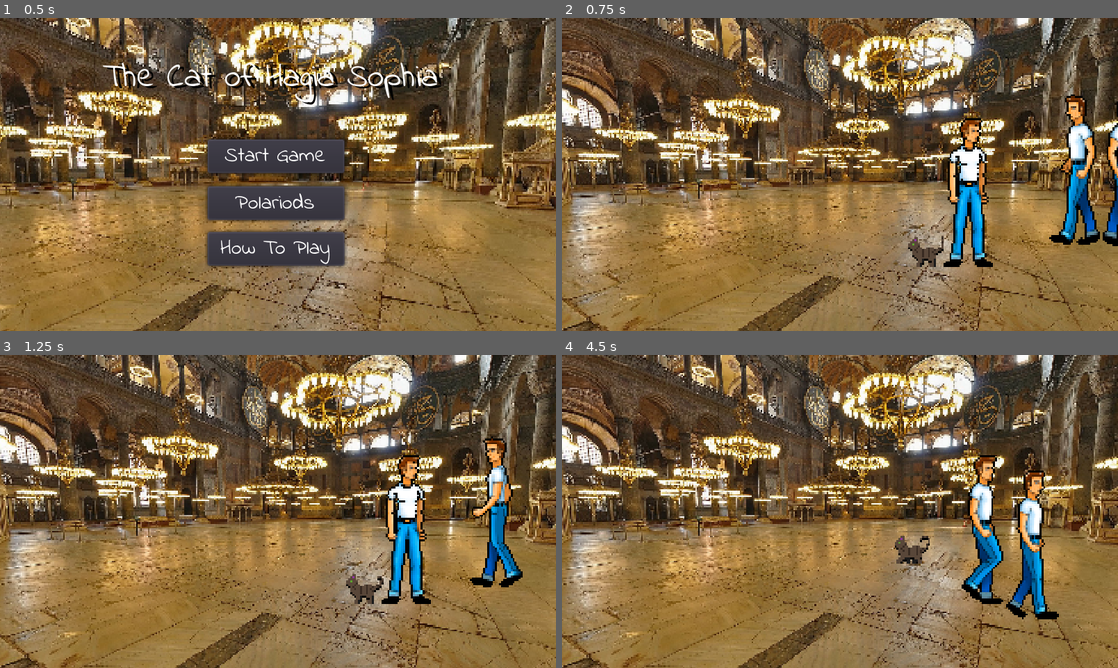
Above: before the commit, frames 1-4 (two rows, left to right).
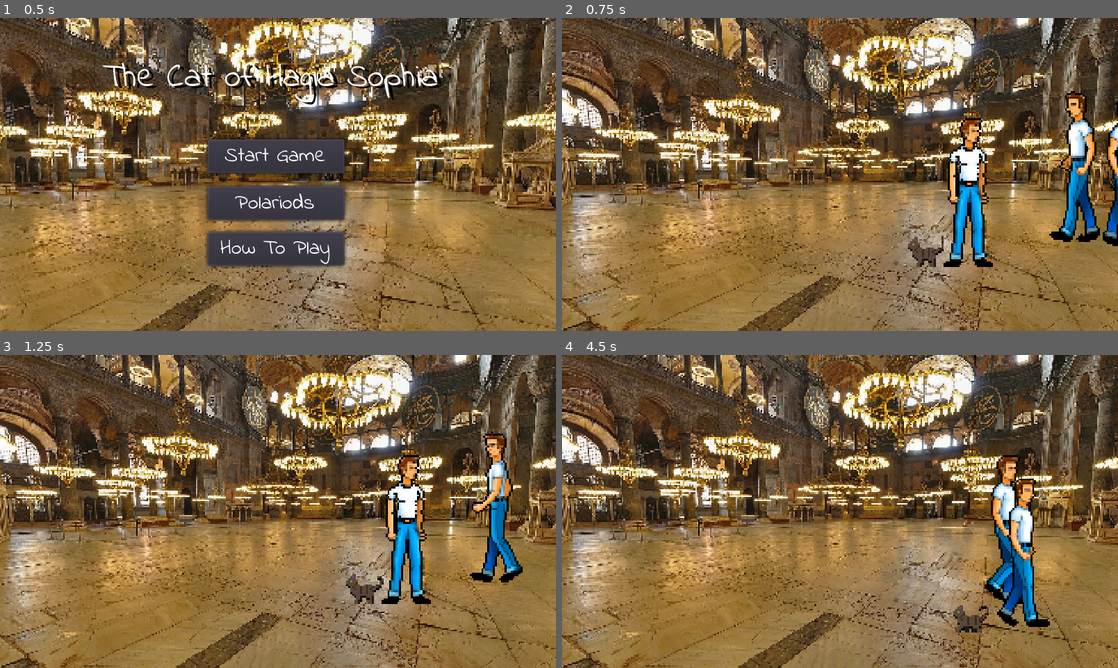
Above: after the commit, the same moments.

Repository: Frozander/BAUGamejam2021
Game: Godot game, scene res://Scenes/TitleScreen.tscn
Two runs of this game, one before a commit and one after it. Both use one fixed random seed, a clock stepped at 60 frames per second and the inputs below. Sound files missing from this copy of the repository are replaced by a short silence.
Inputs:
- Up to frame 1 (0.5 s): no input
- Up to frame 2 (0.75 s): click "Start Game" at 0.5 s
- Up to frame 3 (1.25 s): no input
- Up to frame 4 (4.5 s): hold Right (ui_right) 1.28-2.03 s; tap Space (ui_select) at 1.52, 2.27, 3.77 s; hold Down (ui_down) 2.03-2.78 s; hold Right (ui_right) 2.78-3.53 s; hold Up (ui_up) 3.53-4.28 s; hold Left (ui_left) from 4.28 s (still down)

Frame 1 is identical in both runs. In frame 2, 1.2% of the frame differs, in the area x 87-97%, y 23-73%; in frame 3, 1.5%; in frame 4, 6.6%, in the area x 59-90%, y 32-89%.

Commit message:
Cat and person collision fix

Diff:
--- a/Assets/Scripts/Cat.gd
+++ b/Assets/Scripts/Cat.gd
@@ -97,9 +97,9 @@
 	if global_position.x > person_area.global_position.x:
 		movement_vector.x = 0 if movement_vector.x < 0 else movement_vector.x
 	if global_position.y < person_area.global_position.y:
+		movement_vector.y = 0 if movement_vector.y > 0 else movement_vector.y
+	if global_position.y > person_area.global_position.y:
 		movement_vector.y = 0 if movement_vector.y < 0 else movement_vector.y
-	if global_position.y > person_area.global_position.y:
-		movement_vector.y = 0 if movement_vector.y > 0 else movement_vector.y
 
 func exclusion_check(area):
 	match area.name:
--- a/Assets/Scripts/Person.gd
+++ b/Assets/Scripts/Person.gd
@@ -80,9 +80,9 @@
 	if global_position.x > person_area.global_position.x:
 		movment.x = 0 if movment.x < 0 else movment.x
 	if global_position.y < person_area.global_position.y:
+		movment.y = 0 if movment.y > 0 else movment.y
+	if global_position.y > person_area.global_position.y:
 		movment.y = 0 if movment.y < 0 else movment.y
-	if global_position.y > person_area.global_position.y:
-		movment.y = 0 if movment.y > 0 else movment.y
 
 func _on_Person_area_entered(area):
 #	print("Person Area Entered: %s" % area.name)
